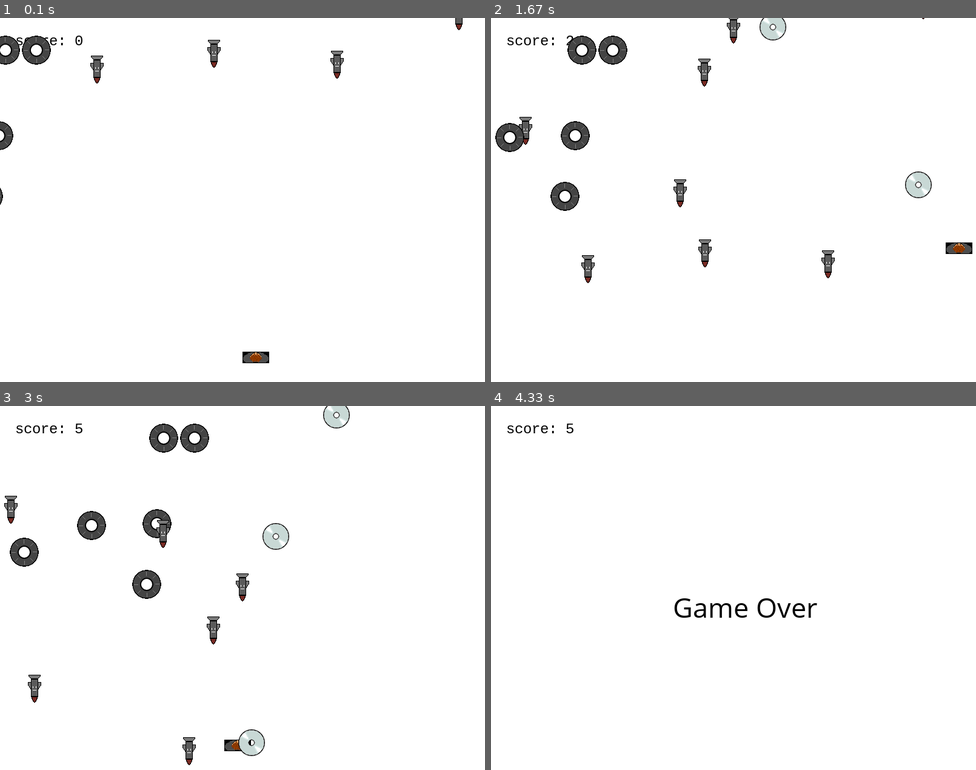
Above: before the commit, frames 1-4 (two rows, left to right).
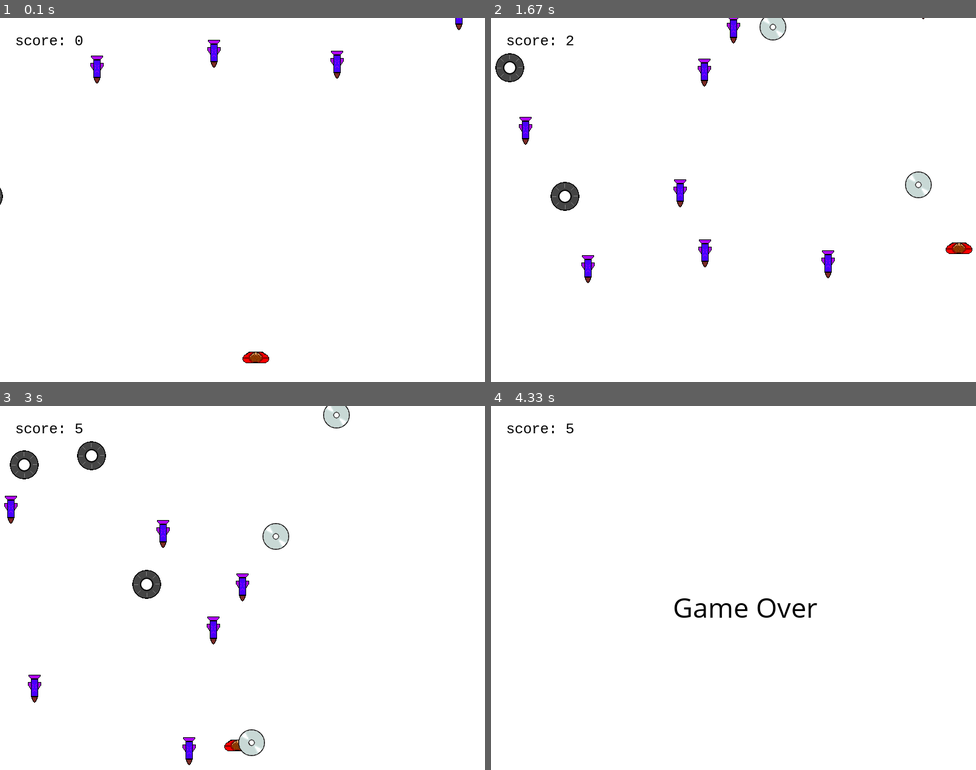
Above: after the commit, the same moments.

Repository: GilbertWilliams/Antimal2ElectricBoogaloo
Game: pygame game, started from main.py
Two runs of this game, one before a commit and one after it. Both use one fixed random seed, a clock stepped at 60 frames per second and the inputs below. The source is Python 2; it was converted automatically to run under Python 3.
Inputs:
- Up to frame 1 (0.1 s): no input
- Up to frame 2 (1.67 s): tap Space at 0.33, 0.73, 1.03, 1.23, 1.57 s; hold Right 0.67-1.13 s; hold Up 1.17-1.47 s; hold Right from 1.5 s (still down)
- Up to frame 3 (3 s): tap Space at 1.87, 2.07, 2.37, 2.63, 2.97 s; release Right at 1.97 s; hold Left 2-2.53 s; hold Down 2.57-2.87 s; hold Left from 2.9 s (still down)
- Up to frame 4 (4.33 s): tap Space at 3.27 s; release Left at 3.3 s

The runs differ from the first frame. In frame 1, 1.1% of the frame differs, in the area x 0-96%, y 0-95%; in frame 2, 2.3%; in frame 3, 2.7%, in the area x 1-52%, y 4-97%; in frame 4, nothing differs.

Commit message:
Colorful Sprites & Slight Number Changes
Less ufos spawn

Diff:
--- a/main.py
+++ b/main.py
@@ -146,7 +146,6 @@
     # Add more initial enemies
     for x in range(0, 3):
         enemy.append(Enemy(randrange(0, 750, 1), randrange(-50, 50, 1)))
-        flyer.append(secretEnemy(randrange(-50, 50, 1), randrange(0, 300, 1)))
 
     # Bullet variable for later creation of Bullet object
     global bullet
@@ -231,7 +230,7 @@
                 enemySprites.add(newEnemy)
                 allSprites.add(newEnemy)
             if flyerSprites.__len__() <= 5:
-                newFlyer = secretEnemy(randrange(-150, -50, 1), randrange(0, 300, 1))
+                newFlyer = secretEnemy(randrange(-150, -50, 1), randrange(0, 100, 1))
                 flyerSprites.add(newFlyer)
                 allSprites.add(newFlyer)
 
Binary file changed: resources/Missile.png
Binary file changed: resources/protag.png
